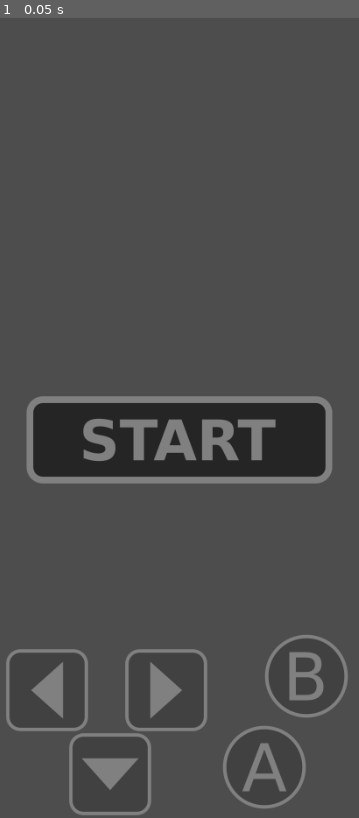
Above: before the commit, frame 1.
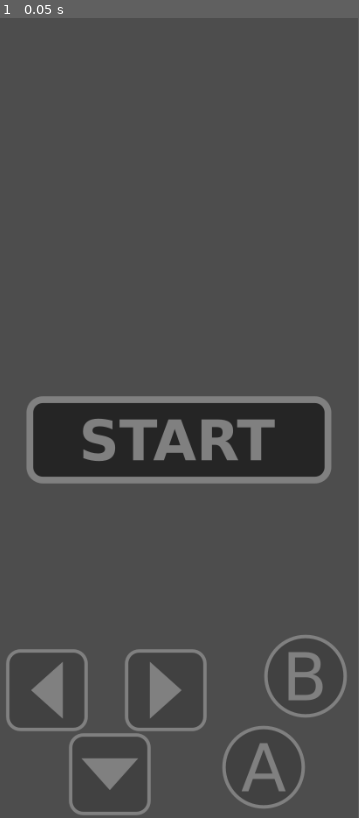
Above: after the commit, the same moment.

Repository: endy128/tetris2
Game: Godot game, scene res://board.tscn
The game is run twice, just before and just after one commit, with the same random seed, the same clock (stepped at 60 frames per second) and the same inputs.
Inputs:
- Up to frame 1 (0.05 s): no input
In our replay, the window is 361x800 before the commit and 360x800 after it. These sizes can differ from the game's own. Grey fills any space a smaller window leaves; there, only what the larger window draws over its background counts as a difference.

The runs differ from the first frame. In frame 1, 0.5% of the frame differs, in the area x 28-97%, y 48-98%.

Commit message:
update draw scaling

Diff:
--- a/board.gd
+++ b/board.gd
@@ -17,26 +17,41 @@
 const ROWS = 24
 const STAGING = 4
 const VISIBLE_ROWS = ROWS - STAGING
-const BLOCK_SIZE = 30
-const GRID_WIDTH = 1
-const START_X = 10
-const START_Y = (4 * - BLOCK_SIZE) + 70  # move the board up as staging area isn't rendrerd
 const GRID_BG = "#000000"
 const GRID_COLOUR = "#FFFFFF"
 
+# the layout is designed at this size (in 'design pixels') and then scaled to
+# fit the screen, see _update_layout()
+const DESIGN_WIDTH = 412
+const DESIGN_HEIGHT = 914
+const DESIGN_BLOCK_SIZE = 30
+
+# layout sizes in real screen pixels, all whole numbers so every block and
+# line is drawn exactly the same width. Set in _update_layout()
+var layout_scale = 1.0
+var BLOCK_SIZE = DESIGN_BLOCK_SIZE
+var GRID_WIDTH = 1
+var START_X = 10
+var START_Y = 0
+var FONT_SIZE = 14
+
 # score, level and lines extra boxes
-const GAP = 5
-const NEXT_SHAPE_X = (COLUMNS * BLOCK_SIZE) + START_X + GAP
-const NEXT_SHAPE_Y = START_Y + (BLOCK_SIZE * STAGING)
-
-const SCORE_BOX_X = NEXT_SHAPE_X
-const SCORE_BOX_Y = NEXT_SHAPE_Y + GAP + (5 * BLOCK_SIZE)
-
-const LEVEL_BOX_X = NEXT_SHAPE_X
-const LEVEL_BOX_Y = SCORE_BOX_Y + GAP + (2 * BLOCK_SIZE)
-
-const LINES_BOX_X = NEXT_SHAPE_X
-const LINES_BOX_Y = LEVEL_BOX_Y + GAP + (2 * BLOCK_SIZE)
+var GAP = 5
+var NEXT_SHAPE_X = 0
+var NEXT_SHAPE_Y = 0
+
+var SCORE_BOX_X = 0
+var SCORE_BOX_Y = 0
+
+var LEVEL_BOX_X = 0
+var LEVEL_BOX_Y = 0
+
+var LINES_BOX_X = 0
+var LINES_BOX_Y = 0
+
+# block bevel sizes
+var border_width = 1
+var step_down = 4
 
 # points for placing shape and clearing a line & 5 line in one go bonus
 var score = 0
@@ -100,8 +115,54 @@
 func _ready():
 	print("COL: ", + COLUMNS)
 	print("ROW: ", + ROWS)
+	get_viewport().size_changed.connect(_update_layout)
+	_update_layout()
 	board_ready.emit()
 	pass
+
+
+# convert a size in design pixels to whole screen pixels
+func _px(value):
+	return roundi(value * layout_scale)
+
+
+# work out the biggest whole-pixel block size that fits the screen, then
+# scale everything else from that, rounding each size to whole pixels so
+# nothing ends up 2px in one place and 3px in another
+func _update_layout():
+	var screen = get_viewport_rect().size
+	var fit_scale = min(screen.x / DESIGN_WIDTH, screen.y / DESIGN_HEIGHT)
+	BLOCK_SIZE = max(1, floori(DESIGN_BLOCK_SIZE * fit_scale))
+	layout_scale = float(BLOCK_SIZE) / DESIGN_BLOCK_SIZE
+
+	GRID_WIDTH = max(1, _px(1))
+	border_width = max(1, _px(1))
+	step_down = _px(4)
+	FONT_SIZE = _px(14)
+	GAP = _px(5)
+	START_X = _px(10)
+	START_Y = (4 * - BLOCK_SIZE) + _px(70)  # move the board up as staging area isn't rendrerd
+
+	NEXT_SHAPE_X = (COLUMNS * BLOCK_SIZE) + START_X + GAP
+	NEXT_SHAPE_Y = START_Y + (BLOCK_SIZE * STAGING)
+
+	SCORE_BOX_X = NEXT_SHAPE_X
+	SCORE_BOX_Y = NEXT_SHAPE_Y + GAP + (5 * BLOCK_SIZE)
+
+	LEVEL_BOX_X = NEXT_SHAPE_X
+	LEVEL_BOX_Y = SCORE_BOX_Y + GAP + (2 * BLOCK_SIZE)
+
+	LINES_BOX_X = NEXT_SHAPE_X
+	LINES_BOX_Y = LEVEL_BOX_Y + GAP + (2 * BLOCK_SIZE)
+
+	# centre the design area on the screen, on a whole pixel
+	var offset = Vector2(roundi((screen.x - DESIGN_WIDTH * layout_scale) / 2), roundi((screen.y - DESIGN_HEIGHT * layout_scale) / 2))
+	position = offset
+	# the touch buttons are textures so just scale their layer to match
+	var controls = get_node("../controls")
+	controls.offset = offset
+	controls.scale = Vector2(layout_scale, layout_scale)
+	queue_redraw()
 
 func game_over():
 	await get_tree().create_timer(2.0).timeout
@@ -325,10 +386,8 @@
 			for i in range(START_Y + (BLOCK_SIZE * STAGING), BLOCK_SIZE * ROWS + START_Y + 1, BLOCK_SIZE):
 				draw_line( Vector2(START_X, i), Vector2(COLUMNS * BLOCK_SIZE + START_X, i ), GRID_COLOUR, GRID_WIDTH)
 
-		const border_width = 1
-		const step_down = 4
-		const step_down_2 = step_down * 2
-		const step_down_3 = step_down_2 * 2
+		var step_down_2 = step_down * 2
+		var step_down_3 = step_down_2 * 2
 
 		# fill any squares in the board that != 0
 		for row in range(STAGING, ROWS):
@@ -345,7 +404,7 @@
 					var rect_2 = Rect2(x + step_down, y + step_down, width - (step_down * 2) - border_width, height - (step_down * 2) - border_width)
 					var rect_3 = Rect2(x + step_down_2, y + step_down_2, width - (step_down_2 * 2) - border_width, height - (step_down_2 * 2) - border_width)
 					var rect_4 = Rect2(x + step_down_3, y + step_down_3, width - (step_down_3 * 2) - border_width, height - (step_down_3 * 2) - border_width)
-					draw_rect(rect_0, _colour.lightened(0.4), false, 1)
+					draw_rect(rect_0, _colour.lightened(0.4), false, border_width)
 					draw_rect(rect_1, _colour.darkened(0.2)) # darker
 					draw_rect(rect_2, _colour.lightened(0.2)) # darker
 					draw_rect(rect_3, _colour.darkened(0.2)) # darker
@@ -370,22 +429,22 @@
 		draw_rect(Rect2(LINES_BOX_X, LINES_BOX_Y, 3 * BLOCK_SIZE, 2 * BLOCK_SIZE), GRID_COLOUR, false, GRID_WIDTH)
 
 		# draw the Score text
-		draw_string(default_font, Vector2(SCORE_BOX_X + 5, SCORE_BOX_Y + 25), "SCORE:", HORIZONTAL_ALIGNMENT_LEFT, -1, 14)
-		draw_string(default_font, Vector2(SCORE_BOX_X + 5, SCORE_BOX_Y + 45), "%010d" % score, HORIZONTAL_ALIGNMENT_LEFT, -1, 14)
+		draw_string(default_font, Vector2(SCORE_BOX_X + _px(5), SCORE_BOX_Y + _px(25)), "SCORE:", HORIZONTAL_ALIGNMENT_LEFT, -1, FONT_SIZE)
+		draw_string(default_font, Vector2(SCORE_BOX_X + _px(5), SCORE_BOX_Y + _px(45)), "%010d" % score, HORIZONTAL_ALIGNMENT_LEFT, -1, FONT_SIZE)
 
 		# draw the level text
-		draw_string(default_font, Vector2(LEVEL_BOX_X + 5, LEVEL_BOX_Y + 25), "LEVEL:", HORIZONTAL_ALIGNMENT_LEFT, -1, 14)
-		draw_string(default_font, Vector2(LEVEL_BOX_X + (1.5 * BLOCK_SIZE), LEVEL_BOX_Y + 45), str(level), HORIZONTAL_ALIGNMENT_LEFT, -1, 14)
-
-		draw_string(default_font, Vector2(LINES_BOX_X + 5, LINES_BOX_Y + 25), "LINES:", HORIZONTAL_ALIGNMENT_LEFT, -1, 14)
-		draw_string(default_font, Vector2(LINES_BOX_X + (1.5 * BLOCK_SIZE), LINES_BOX_Y + 45), str(lines_complete), HORIZONTAL_ALIGNMENT_LEFT, -1, 14)
+		draw_string(default_font, Vector2(LEVEL_BOX_X + _px(5), LEVEL_BOX_Y + _px(25)), "LEVEL:", HORIZONTAL_ALIGNMENT_LEFT, -1, FONT_SIZE)
+		draw_string(default_font, Vector2(LEVEL_BOX_X + (1.5 * BLOCK_SIZE), LEVEL_BOX_Y + _px(45)), str(level), HORIZONTAL_ALIGNMENT_LEFT, -1, FONT_SIZE)
+
+		draw_string(default_font, Vector2(LINES_BOX_X + _px(5), LINES_BOX_Y + _px(25)), "LINES:", HORIZONTAL_ALIGNMENT_LEFT, -1, FONT_SIZE)
+		draw_string(default_font, Vector2(LINES_BOX_X + (1.5 * BLOCK_SIZE), LINES_BOX_Y + _px(45)), str(lines_complete), HORIZONTAL_ALIGNMENT_LEFT, -1, FONT_SIZE)
 
 		# draw the board outline last
 		draw_rect( Rect2(START_X, START_Y + (BLOCK_SIZE * STAGING), COLUMNS * BLOCK_SIZE, VISIBLE_ROWS * BLOCK_SIZE), GRID_COLOUR, false, GRID_WIDTH)
 
 		# draw the game over text
 		if game_state == 2:
-			draw_string(default_font, Vector2(LINES_BOX_X + 2.5, LINES_BOX_Y + 85), "GAME OVER!", HORIZONTAL_ALIGNMENT_CENTER, -1, 14)
+			draw_string(default_font, Vector2(LINES_BOX_X + _px(2.5), LINES_BOX_Y + _px(85)), "GAME OVER!", HORIZONTAL_ALIGNMENT_CENTER, -1, FONT_SIZE)
 
 		# draw the next shape in the box
 		var _next_shape = _get_next_shape_matrix(next_shape)
@@ -408,7 +467,7 @@
 					var rect_2 = Rect2(x + step_down, y + step_down, width - (step_down * 2) - border_width, height - (step_down * 2) - border_width)
 					var rect_3 = Rect2(x + step_down_2, y + step_down_2, width - (step_down_2 * 2) - border_width, height - (step_down_2 * 2) - border_width)
 					var rect_4 = Rect2(x + step_down_3, y + step_down_3, width - (step_down_3 * 2) - border_width, height - (step_down_3 * 2) - border_width)
-					draw_rect(rect_0, _colour.lightened(0.4), false, 1)
+					draw_rect(rect_0, _colour.lightened(0.4), false, border_width)
 					draw_rect(rect_1, _colour.darkened(0.2)) # darker
 					draw_rect(rect_2, _colour.lightened(0.2)) # lighter
 					draw_rect(rect_3, _colour.darkened(0.2)) # darker
--- a/board.tscn
+++ b/board.tscn
@@ -14,9 +14,6 @@
 size = Vector2(350, 100)
 
 [node name="main" type="Node2D"]
-
-[node name="Camera2D" type="Camera2D" parent="."]
-position = Vector2(206, 457)
 
 [node name="board" type="Node2D" parent="."]
 script = ExtResource("1_qqn35")
--- a/project.godot
+++ b/project.godot
@@ -20,9 +20,6 @@
 window/size/viewport_width=412
 window/size/viewport_height=914
 window/size/mode=3
-window/stretch/mode="viewport"
-window/stretch/aspect="expand"
-window/stretch/scale_mode="integer"
 window/handheld/orientation=1
 
 [input]
